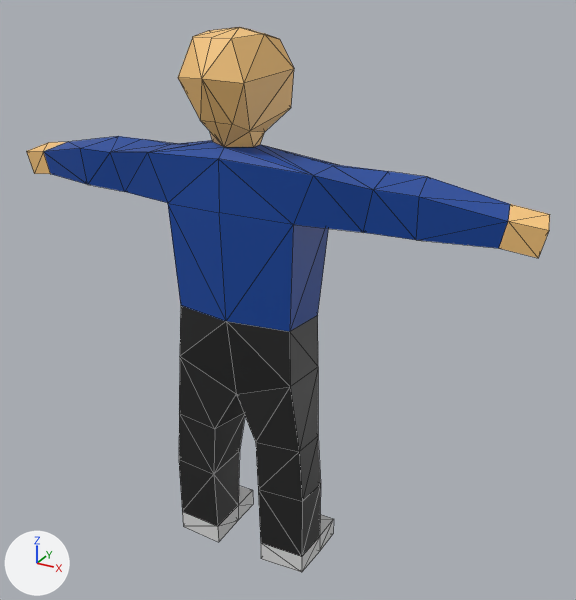
The Blender file Media/Models/Student/student.blend, before and after one commit.
The view is the same before and after, from a camera (50 mm lens) standing at (5.29, -8.66, 8.23) and looking at (0.48, 0.08, 3.86). The axes (+X, +Y, +Z) are drawn at lower left. The lights are the same throughout. Mesh edges are drawn as thin lines.

Names of what the first picture shows: 'Student'.
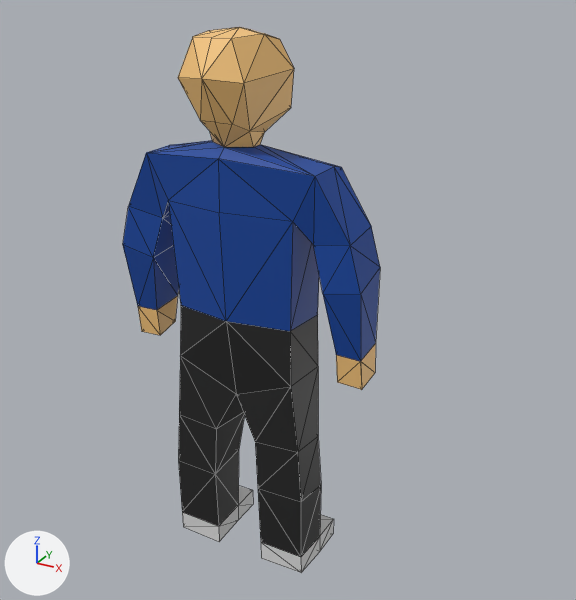
The edits, one by one:
me_cube is used by ob_student; location (0.0, 0.0, -0.18); rotation (0.00569, 0.0, 0.0), in degrees (0.3, 0, 0); scale (1.59, 1.59, 1.59).
Before the commit, vertices of me_cube: 0 (-0.76, 0.05, 3.77) at pixel (177, 143), 2 (-0.75, -0.37, 3.79) at pixel (147, 152), 36 (-0.75, -0.05, 3.79) at pixel (170, 144).
me_cube had 135 vertices, 260 faces, 2 loose edges and spanned x -2.4..2.4, y -0.64..0.28, z 0.02..4.76.
me_cube now has 135 vertices, 260 faces, 2 loose edges and spans x -1.14..1.14, y -0.64..0.28, z 0.02..4.76.
me_cube part 1: 50 of 135 vertices moved; they spanned x -0.68..2.4, y -0.39..0.16, z 0.02..3.79 and now span x -0.69..1.14, y -0.38..0.15, z 0.02..3.78; mean shift (-0.28, -0.02, -0.32); largest move (2.4, -0.1, 3.56) -> (1.12, -0.19, 2.01).
Part 2, on me_cube:
Vertices 0, 2, 36 of me_cube move by (-0.01, 0.0, -0.01).
Vertex 6 of me_cube moves from (-0.59, -0.36, 3.39) at pixel (167, 203) to (-0.58, -0.36, 3.41) at pixel (168, 200).
Vertex 7 of me_cube moves from (-0.67, 0.1, 3.37) to (-0.59, 0.1, 3.48).
Vertex 9 of me_cube moves from (-1.54, -0.29, 3.72) at pixel (80, 148) to (-1.14, -0.32, 2.91) at pixel (122, 244).
Vertex 10 of me_cube moves from (-1.53, -0.27, 3.39) at pixel (87, 184) to (-0.82, -0.32, 2.85) at pixel (153, 257).
Vertex 11 of me_cube moves from (-1.54, -0.29, 3.72) at pixel (80, 148) to (-1.14, -0.32, 2.91) at pixel (122, 244).
Vertex 12 of me_cube moves from (-1.45, 0.11, 3.75) at pixel (118, 136) to (-1.12, 0.08, 2.99).
Vertex 13 of me_cube moves from (-1.38, 0.13, 3.37) to (-0.74, 0.08, 2.93).
Vertex 14 of me_cube moves from (-2.08, -0.14, 3.39) at pixel (50, 174) to (-0.9, -0.22, 2.29) at pixel (156, 310).
Vertex 15 of me_cube moves from (-2.13, -0.15, 3.59) at pixel (43, 151) to (-1.12, -0.22, 2.29) at pixel (137, 306).
Vertex 16 of me_cube moves from (-2.07, 0.11, 3.64) at pixel (67, 141) to (-1.13, 0.05, 2.33).
Vertex 17 of me_cube moves from (-2.02, 0.14, 3.38) to (-0.87, 0.06, 2.34) at pixel (177, 295).
Vertex 27 of me_cube moves from (-2.13, -0.15, 3.59) at pixel (43, 151) to (-1.12, -0.22, 2.29) at pixel (137, 306).
Vertex 32 of me_cube moves from (-2.4, -0.1, 3.56) at pixel (26, 151) to (-1.12, -0.19, 2.01) at pixel (141, 331).
Vertex 33 of me_cube moves from (-2.35, 0.14, 3.6) at pixel (48, 142) to (-1.14, 0.05, 2.06).
Vertex 34 of me_cube moves from (-2.31, 0.16, 3.38) to (-0.92, 0.07, 2.05) at pixel (175, 321).
Vertex 35 of me_cube moves from (-2.35, -0.09, 3.34) at pixel (34, 173) to (-0.9, -0.19, 2.02) at pixel (160, 335).
Vertex 58 of me_cube moves from (-1.12, -0.26, 3.38) at pixel (124, 191) to (-0.7, -0.3, 3.22) at pixel (162, 218).
Vertex 59 of me_cube moves from (-1.07, 0.12, 3.37) to (-0.67, 0.09, 3.23).
Vertex 60 of me_cube moves from (-1.15, 0.08, 3.77) at pixel (142, 139) to (-1.04, 0.07, 3.32).
Vertex 61 of me_cube moves from (-1.2, -0.31, 3.73) at pixel (110, 152) to (-1.04, -0.32, 3.28) at pixel (128, 206).

Pixel boxes (x1, y1, x2, y2) of what changed, in the pictures (576 x 600 px; the box of a moved part takes in the faces that stretch with it):
'Student', reshaped (51% narrower)
    before: (27, 27, 550, 572)
    after: (123, 27, 380, 573)
part 1 of me_cube, moved or reshaped
    before: (179, 148, 550, 572)
    after: (178, 148, 380, 573)
part 2 of me_cube, moved or reshaped
    before: (27, 136, 226, 321)
    after: (123, 140, 226, 335)
